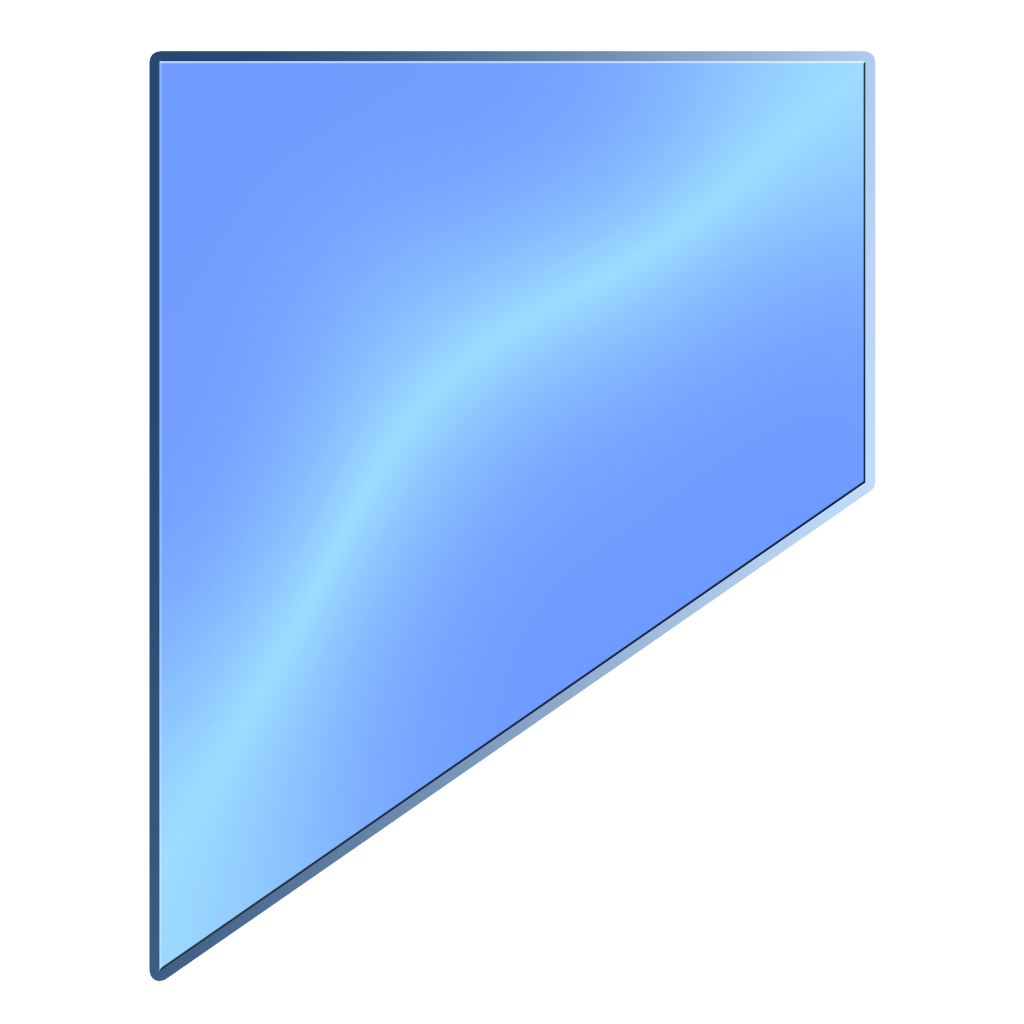
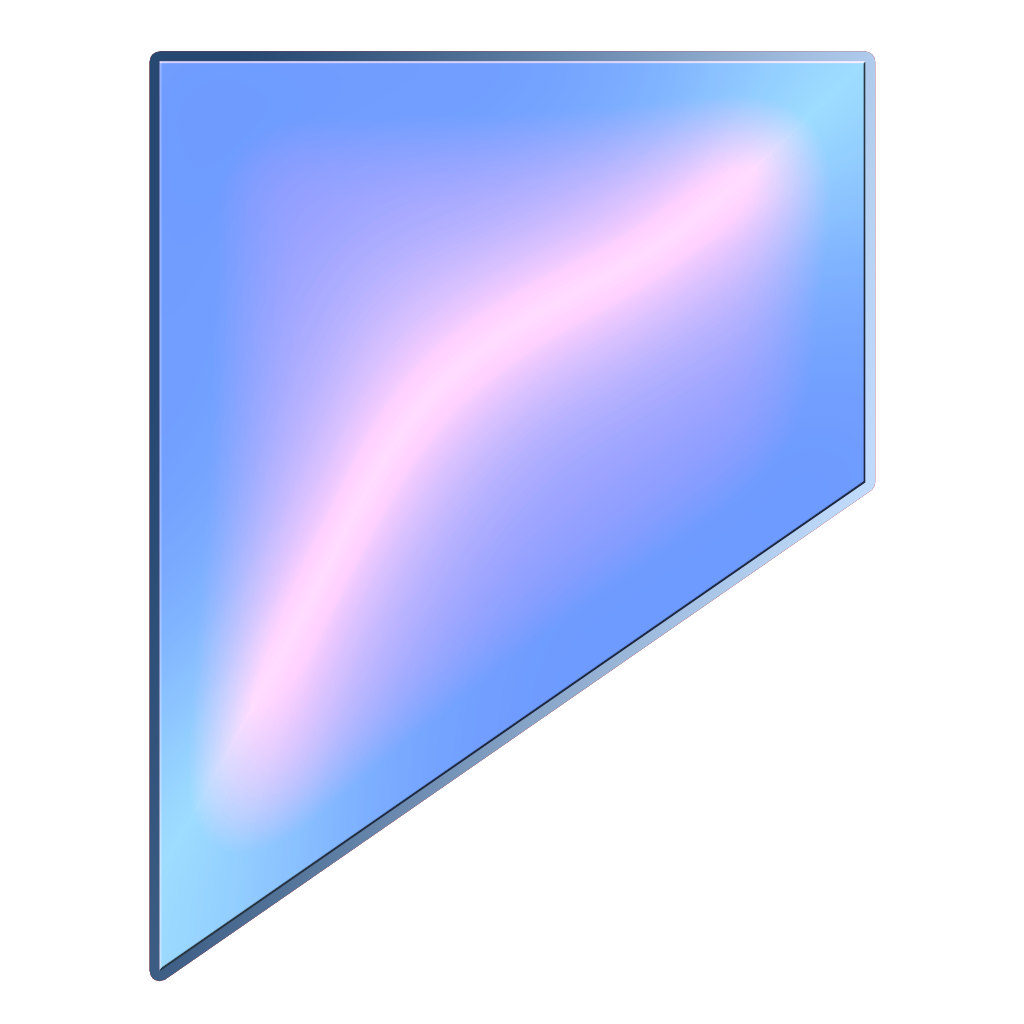
Layer changes from the first 1024×1024 image to the second:
removed layer "Shape 5 copy 2" (was overlay) over <box>159,61,866,972</box>
removed layer "Shape 5" over <box>159,61,866,972</box>
added layer "Layer 1 copy 2" (overlay) above "Layer 1 copy" over <box>159,61,866,972</box>
added layer "Layer 1 copy" (luminosity) above "Layer 1" over <box>159,61,866,972</box>
added layer "Layer 1" above "Layer 0" over <box>159,61,866,972</box>
